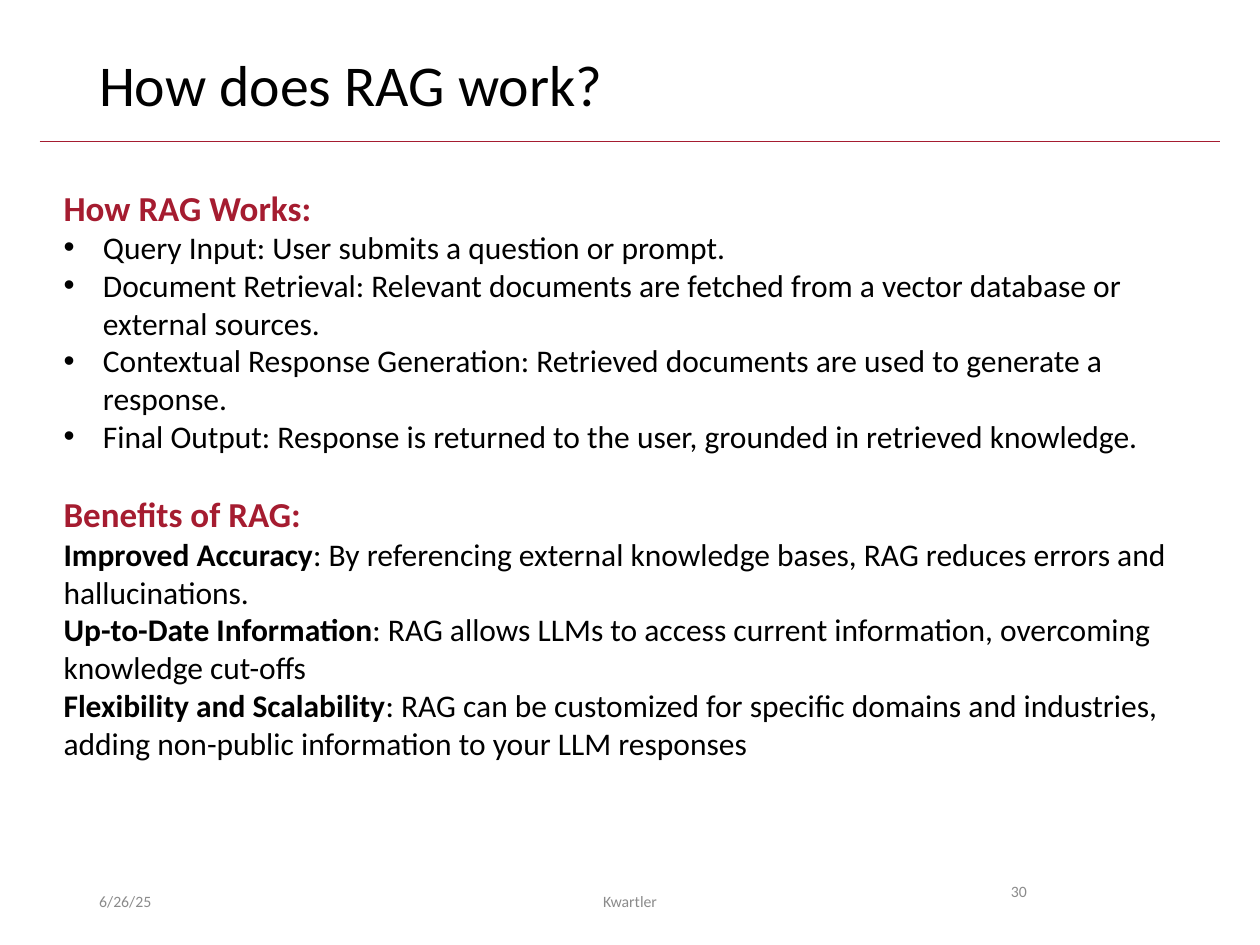
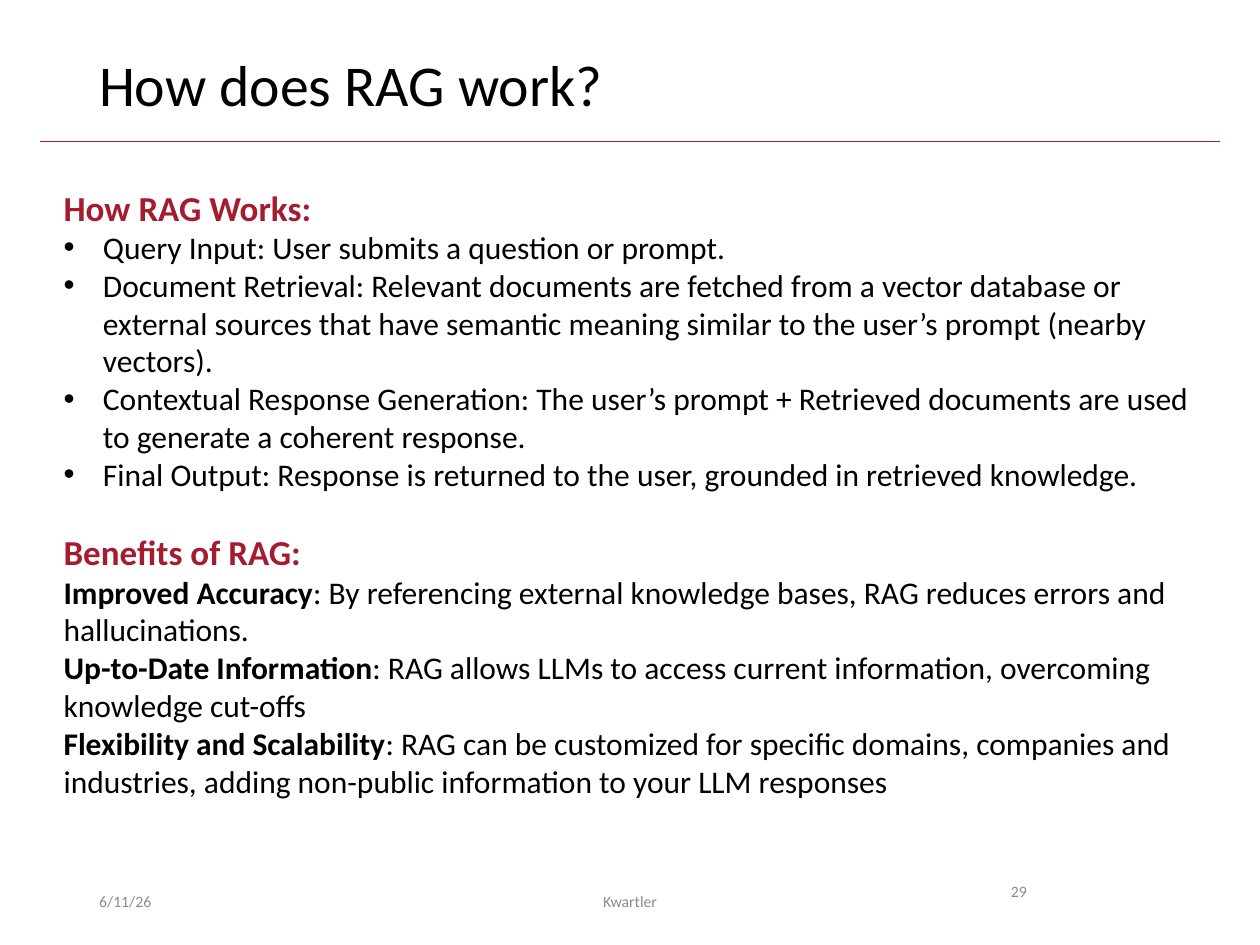
Before and after one commit to kwartler/GSERM_2025, a slide deck: slide 29 of lessons/Day5/A_TextVectors_RAG_compressed.pptx (slide 30 before the commit). Drawn at 1260x945 pixels with LibreOffice and Linux fonts; fonts in the diff are those of the drawing. Boxes give left, top, right and bottom in pixels: in the first picture for what was removed or moved away, otherwise in the second. Text is boxed around its words. In the diff, an @@ line names an element or a change of style, - is before the commit and + after.

```diff
--- a/lessons/Day5/A_TextVectors_RAG_compressed.pptx
+++ b/lessons/Day5/A_TextVectors_RAG_compressed.pptx
@@ text at (x1=103, y1=275, x2=1188, y2=454): text changed @@
-• Document Retrieval: Relevant documents are fetched from a vector database or external sources.
-• Contextual Response Generation: Retrieved documents are used to generate a response.
+• Document Retrieval: Relevant documents are fetched from a vector database or external sources that have semantic meaning similar to the user’s prompt (nearby vectors).
+• Contextual Response Generation: The user’s prompt + Retrieved documents are used to generate a coherent response.
@@ text at (x1=64, y1=733, x2=1169, y2=799): text changed @@
-Flexibility and Scalability: RAG can be customized for specific domains and industries, adding non-public information to your LLM responses
+Flexibility and Scalability: RAG can be customized for specific domains, companies and industries, adding non-public information to your LLM responses
@@ text at (x1=99, y1=896, x2=151, y2=908): text changed @@
-6/26/25
+6/11/26
@@ page number at (x1=1011, y1=887, x2=1027, y2=897): text changed @@
-30
+29
```
Also in this commit, not shown: 31 other slides changed, 2 slides added, 22 other files.
